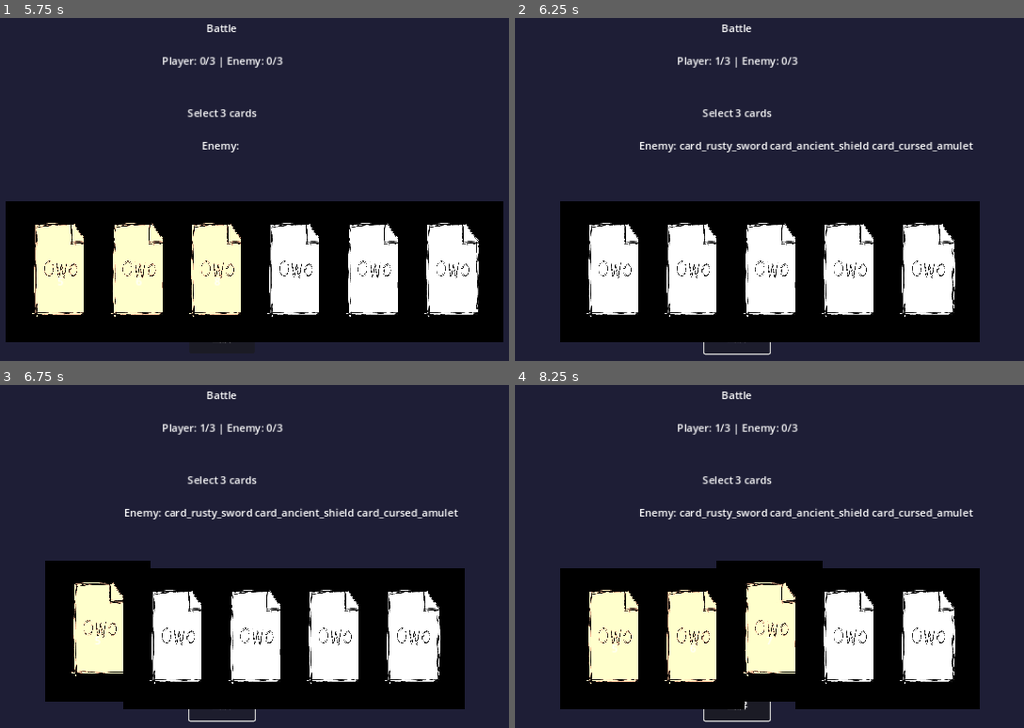
Above: before the commit, frames 1-4 (two rows, left to right).
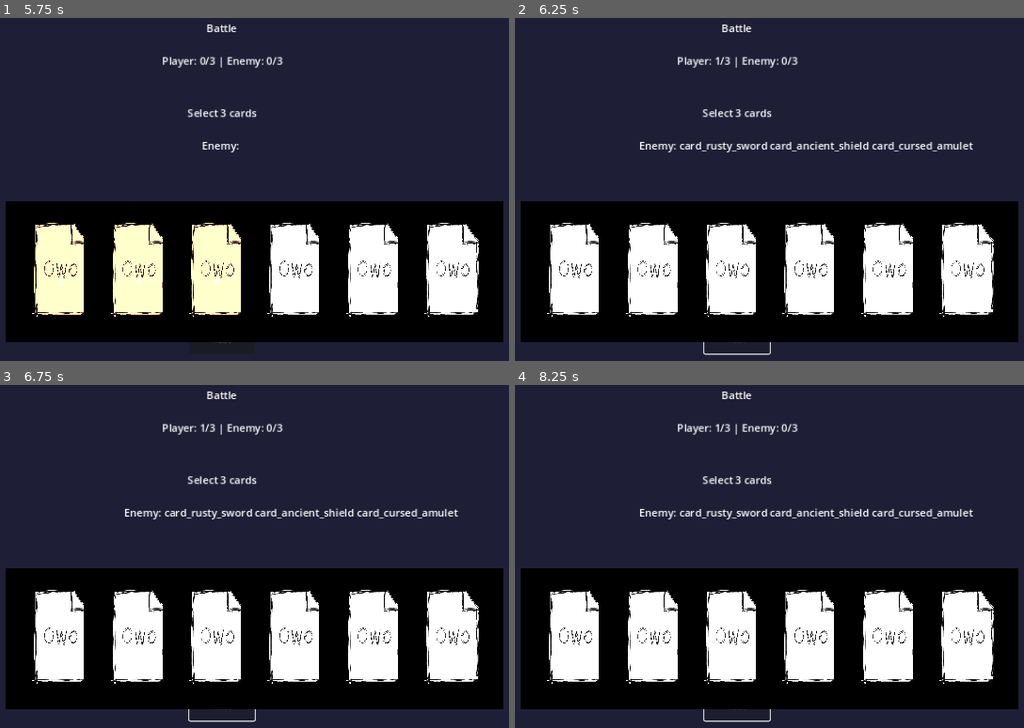
Above: after the commit, the same moments.

Repository: owofile/gambler
Game: Godot game, scene res://scenes/battle/BattleTest.tscn
The game is run twice, just before and just after one commit, with the same random seed, the same clock (stepped at 60 frames per second) and the same inputs. This scene is started directly instead of the project's main scene.
Inputs (mouse positions are in pixels of both pictures, inside the frame that each line leads up to):
- Up to frame 1 (5.75 s): tap Enter (ui_accept) at 0.5, 0.77, 1.52, 3.02, 3.77, 4.52 s; move the mouse to (61, 282) at 0.52 s; hold Right (ui_right) 0.53-1.28 s; click (61, 282) at 0.67 s; move the mouse to (137, 282) at 1.27 s; hold Down (ui_down) 1.28-2.03 s; click (137, 282) at 1.42 s; move the mouse to (213, 282) at 2.02 s; hold Right (ui_right) 2.03-2.78 s; click (213, 282) at 2.17 s; move the mouse to (295, 282) at 2.77 s; hold Up (ui_up) 2.78-3.53 s; click (295, 282) at 2.92 s; move the mouse to (371, 282) at 3.52 s; hold Left (ui_left) 3.53-5.03 s; click (371, 282) at 3.67 s; move the mouse to (453, 282) at 4.27 s; click (453, 282) at 4.42 s; move the mouse to (259, 220) at 5.02 s; hold Down (ui_down) from 5.03 s (still down); click (259, 220) at 5.17 s
- Up to frame 2 (6.25 s): release Down (ui_down) at 5.75 s; click "出牌" at 5.75 s
- Up to frame 3 (6.75 s): tap Enter (ui_accept) at 6.5 s; move the mouse to (96, 649) at 6.52 s; hold Right (ui_right) from 6.53 s (still down); click (96, 649) at 6.67 s
- Up to frame 4 (8.25 s): tap Enter (ui_accept) at 6.77, 7.52 s; move the mouse to (693, 649) at 7.27 s; release Right (ui_right) at 7.28 s; hold Up (ui_up) 7.28-8.03 s; click (693, 649) at 7.42 s; move the mouse to (769, 649) at 8.02 s; hold Right (ui_right) from 8.03 s (still down); click (769, 649) at 8.17 s

Frame 1 is identical in both runs. In frame 2, 24% of the frame differs, in the area x 1-99%, y 53-95%; in frame 3, 25%; in frame 4, 27%, in the area x 1-99%, y 51-95%.

Commit message:
Fix: destroy animation plays before new round cards dealt
## Problem
Cards marked for self_destroy had animation play AFTER new cards were dealt,
causing the destroyed cards to be removed from wrong positions.

## Solution
1. BattleCore: Add pending destroy tracking
   - _pending_destroy_card_ids: stores cards to destroy next round
   - add_pending_destroy_cards(), clear_pending_destroy_cards()
   - get_pending_destroy_card_ids()

2. RoundEndState: Collect and store pending destroys
   - Stores all cards to destroy in _pending_destroy_ids
   - Adds to _core.add_pending_destroy_cards() for tracking
   - Does NOT play destroy animation here (moved to PlayerSelectState)

3. PlayerSelectState: Play destroy animation before dealing new cards
   - enter() checks for pending destroy cards
   - Shows hand first (all cards visible)
   - Plays destroy animation on self_destroy cards
   - After animation: clears pending, re-shows hand (without destroyed cards)
   - Then enables selection

## Flow (Fixed)
1. SettlementState: marks self_destroy cards
2. RoundEndState.enter(): records pending destroy
3. RoundEndState.exit(): transition to PlayerSelectState
4. PlayerSelectState.enter():
   a. show_hand() - shows all cards including to-be-destroyed
   b. play destroy animation
   c. callback: clear pending, re-show hand (clean)
   d. enable selection

## OOP Design
- BattleCore manages pending destroy state (single responsibility)
- PlayerSelectState handles destroy animation timing (state-specific)
- RoundEndState only collects and records (no animation logic)

Diff:
--- a/scripts/battle/BattleCore.gd
+++ b/scripts/battle/BattleCore.gd
@@ -26,12 +26,24 @@
 var _battle_report: BattleReport = null
 var _settlement_cards_to_remove: Array = []
 var _settlement_cards_to_add: Array = []
+var _pending_destroy_card_ids: Array = []
 
 func get_settlement_cards_to_remove() -> Array:
 	return _settlement_cards_to_remove.duplicate()
 
 func get_settlement_cards_to_add() -> Array:
 	return _settlement_cards_to_add.duplicate()
+
+func get_pending_destroy_card_ids() -> Array:
+	return _pending_destroy_card_ids.duplicate()
+
+func add_pending_destroy_cards(card_ids: Array) -> void:
+	for cid in card_ids:
+		if not _pending_destroy_card_ids.has(cid):
+			_pending_destroy_card_ids.append(cid)
+
+func clear_pending_destroy_cards() -> void:
+	_pending_destroy_card_ids.clear()
 
 func initialize(card_manager: Node, data_manager: Node, ui: CanvasLayer) -> void:
 	_card_manager = card_manager
@@ -166,6 +178,12 @@
 func add_card_to_deck(proto_id: String) -> void:
 	_card_manager.add_card(proto_id)
 
+func get_card_manager() -> Node:
+	return _card_manager
+
+func get_data_manager() -> Node:
+	return _data_manager
+
 func request_animation(anim_name: String) -> void:
 	animation_requested.emit(anim_name)
 
--- a/scripts/battle/states/PlayerSelectState.gd
+++ b/scripts/battle/states/PlayerSelectState.gd
@@ -4,6 +4,7 @@
 
 var _selected_cards: Array = []
 var _required_count: int = 3
+var _pending_destroy_callback: Callable = Callable()
 
 func _init(core: BattleCore) -> void:
 	super._init(core)
@@ -13,8 +14,48 @@
 	_selected_cards.clear()
 	_required_count = _core.get_config().cards_per_round
 	_core.notify_state_changed(_state_name)
+
+	var pending_destroy = _core.get_pending_destroy_card_ids()
+	if not pending_destroy.is_empty():
+		print("[PlayerSelectState] Has pending destroy cards: %d" % pending_destroy.size())
+		_show_hand_with_pending_destroy(pending_destroy)
+	else:
+		_show_hand_normal()
+
+func _show_hand_normal() -> void:
 	_core.ui_show_hand(_core.get_player_hand())
 	_core.ui_enable_selection(true)
+
+func _show_hand_with_pending_destroy(pending_ids: Array) -> void:
+	_core.ui_show_hand(_core.get_player_hand())
+
+	var self_destroy_ids = _filter_self_destroy_cards(pending_ids)
+	if self_destroy_ids.is_empty():
+		_core.ui_enable_selection(true)
+		_core.clear_pending_destroy_cards()
+		return
+
+	print("[PlayerSelectState] Playing destroy animation for self-destroy cards: %d" % self_destroy_ids.size())
+
+	_pending_destroy_callback = func():
+		_core.clear_pending_destroy_cards()
+		_core.ui_enable_selection(true)
+		_core.ui_show_hand(_core.get_player_hand())
+
+	_core.ui_play_destroy_animation(self_destroy_ids, _pending_destroy_callback)
+
+func _filter_self_destroy_cards(card_ids: Array) -> Array:
+	var result: Array = []
+	var card_manager = _core.get_card_manager()
+	for card_id in card_ids:
+		var card = card_manager.get_card(card_id)
+		if card:
+			var prototype_id = card.get_prototype_id()
+			var data_manager = _core.get_data_manager()
+			var prototype = data_manager.card_registry.get_prototype(prototype_id)
+			if prototype and prototype.cost_id == "self_destroy":
+				result.append(card_id)
+	return result
 
 func exit() -> void:
 	pass
--- a/scripts/battle/states/RoundEndState.gd
+++ b/scripts/battle/states/RoundEndState.gd
@@ -6,6 +6,7 @@
 var _add_card_ids: Array = []
 var _deck_policy_remove: Array = []
 var _deck_policy_add: Array = []
+var _pending_destroy_ids: Array = []
 
 func _init(core: BattleCore) -> void:
 	super._init(core)
@@ -26,10 +27,19 @@
 		_core.get_config().cards_per_round
 	)
 
-	print("[RoundEndState] Settlement destroy: %d, add: %d | Deck policy remove: %d, add: %d" % [
+	var all_destroy = _destroy_card_ids.duplicate()
+	for cid in _deck_policy_remove:
+		if not all_destroy.has(cid):
+			all_destroy.append(cid)
+
+	print("[RoundEndState] Settlement destroy: %d, add: %d | Deck policy remove: %d, add: %d | Total to destroy: %d" % [
 		_destroy_card_ids.size(), _add_card_ids.size(),
-		_deck_policy_remove.size(), _deck_policy_add.size()
+		_deck_policy_remove.size(), _deck_policy_add.size(),
+		all_destroy.size()
 	])
+
+	_pending_destroy_ids = all_destroy
+	_core.add_pending_destroy_cards(all_destroy)
 
 	_core.ui_clear_selection()
 	play_animation("round_end")
@@ -41,18 +51,10 @@
 	call_deferred("_transition_to_next")
 
 func _transition_to_next() -> void:
-	var all_destroy = _destroy_card_ids.duplicate()
-	for cid in _deck_policy_remove:
-		if not all_destroy.has(cid):
-			all_destroy.append(cid)
-
-	if all_destroy.is_empty():
+	if _pending_destroy_ids.is_empty():
 		_apply_settlement_and_transition()
 	else:
-		_core.ui_play_destroy_animation(all_destroy, _on_destroy_complete)
-
-func _on_destroy_complete() -> void:
-	_apply_settlement_and_transition()
+		_core.transition_to(PlayerSelectState)
 
 func _apply_settlement_and_transition() -> void:
 	for card_id in _destroy_card_ids:
@@ -76,6 +78,7 @@
 	_deck_policy_add.clear()
 	_add_card_ids.clear()
 	_core.clear_settlement_cards()
+	_pending_destroy_ids.clear()
 
 	if _core.check_battle_end():
 		_core.transition_to(BattleEndState)
